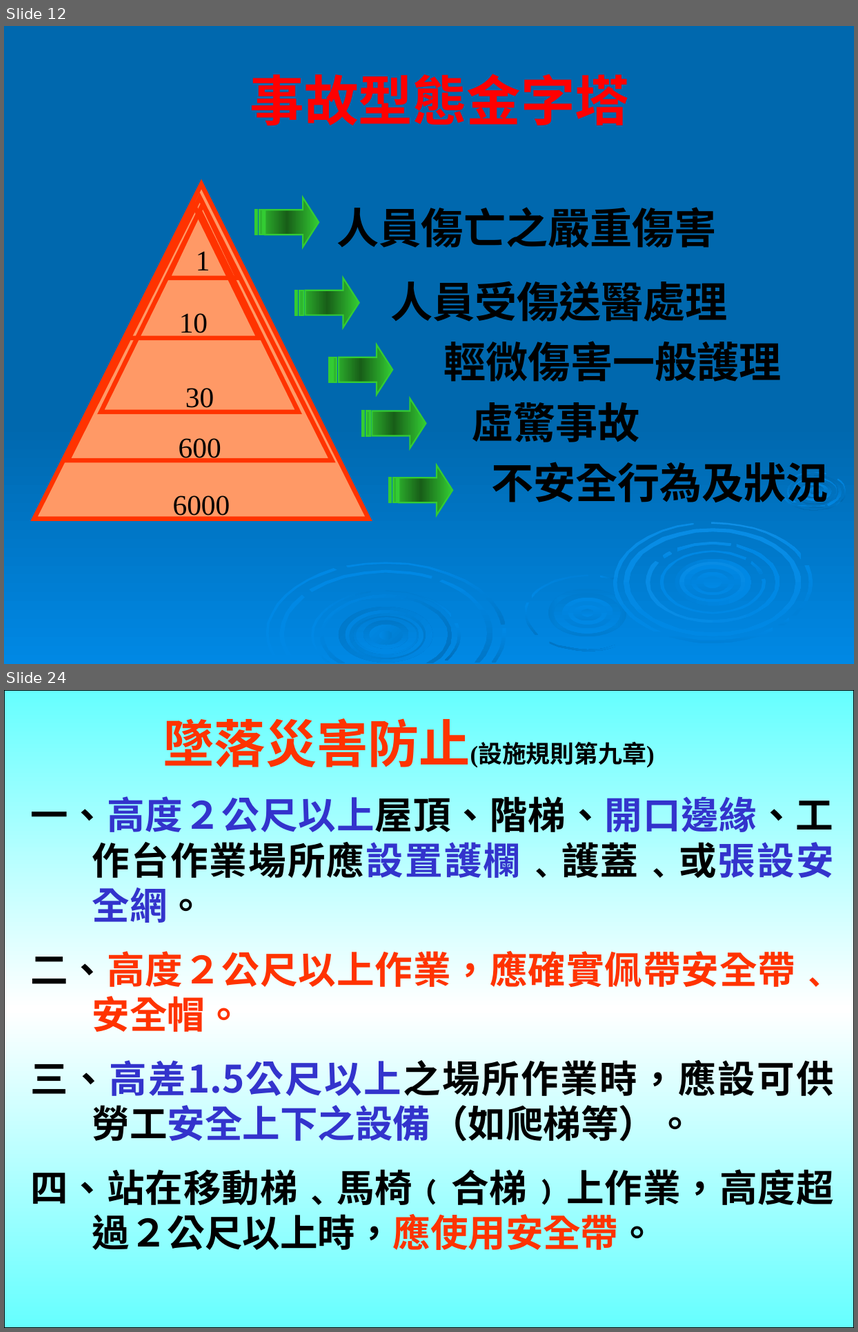
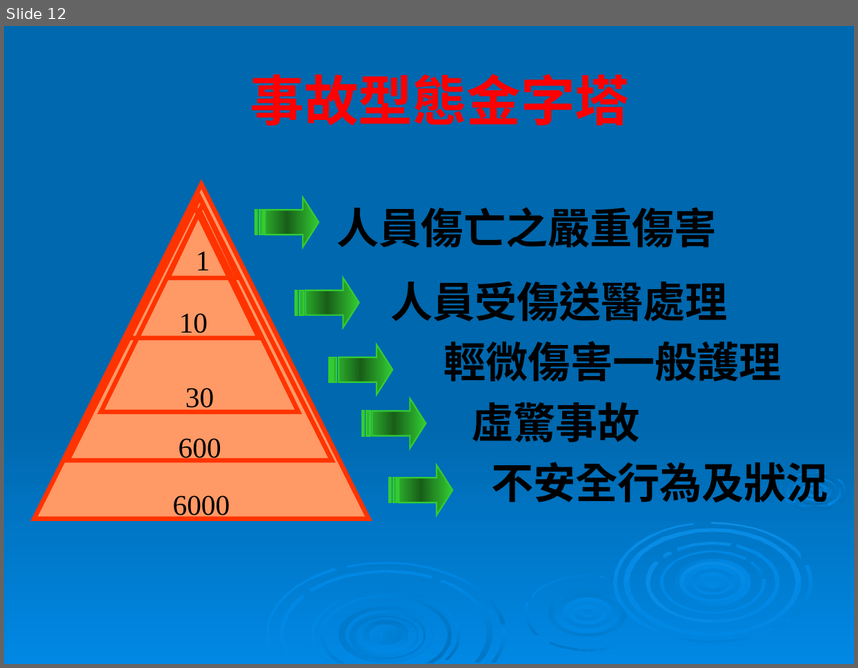
Before and after one commit to LawrenceChien/2017-PPES-Lookout-Project, a slide deck: 2017 PPES Lookout Project--001/000. Safety & Health/Regulations/Emergency Response.ppt. Shown one above the other, each under a label of ours: slides 12 and 24 before the commit, slide 12 after it; the slides between them are not shown. The pictures are 858x1332 and 858x668 pixels, drawn with LibreOffice and Linux fonts; fonts in the diff are those of the drawing; background and template pictures are left out. Boxes give left, top, right and bottom in pixels: in the first picture for what was removed or moved away, otherwise in the second. Text is boxed around its words. In the diff, an @@ line names an element or a change of style, - is before the commit and + after.

```diff
--- a/2017 PPES Lookout Project--001/000. Safety & Health/Regulations/Emergency Response.ppt
+++ b/2017 PPES Lookout Project--001/000. Safety & Health/Regulations/Emergency Response.ppt
@@ slide 24 removed at (4,690,854,1328), background #FFFFFF @@
@@ rectangle removed at (4,690,854,1328) @@
@@ text removed at (163,718,655,767) @@
-墜落災害防止(設施規則第九章)
@@ text removed at (30,796,834,1250) @@
-一、高度２公尺以上屋頂、階梯、開口邊緣、工作台作業場所應設置護欄﹑護蓋﹑或張設安全網。
-二、高度２公尺以上作業，應確實佩帶安全帶﹑安全帽。
-三、高差1.5公尺以上之場所作業時，應設可供勞工安全上下之設備（如爬梯等）。
-四、站在移動梯﹑馬椅﹙合梯﹚上作業，高度超過２公尺以上時，應使用安全帶。
```
Also in this commit, not shown: 21 other slides removed, 1 other file.
